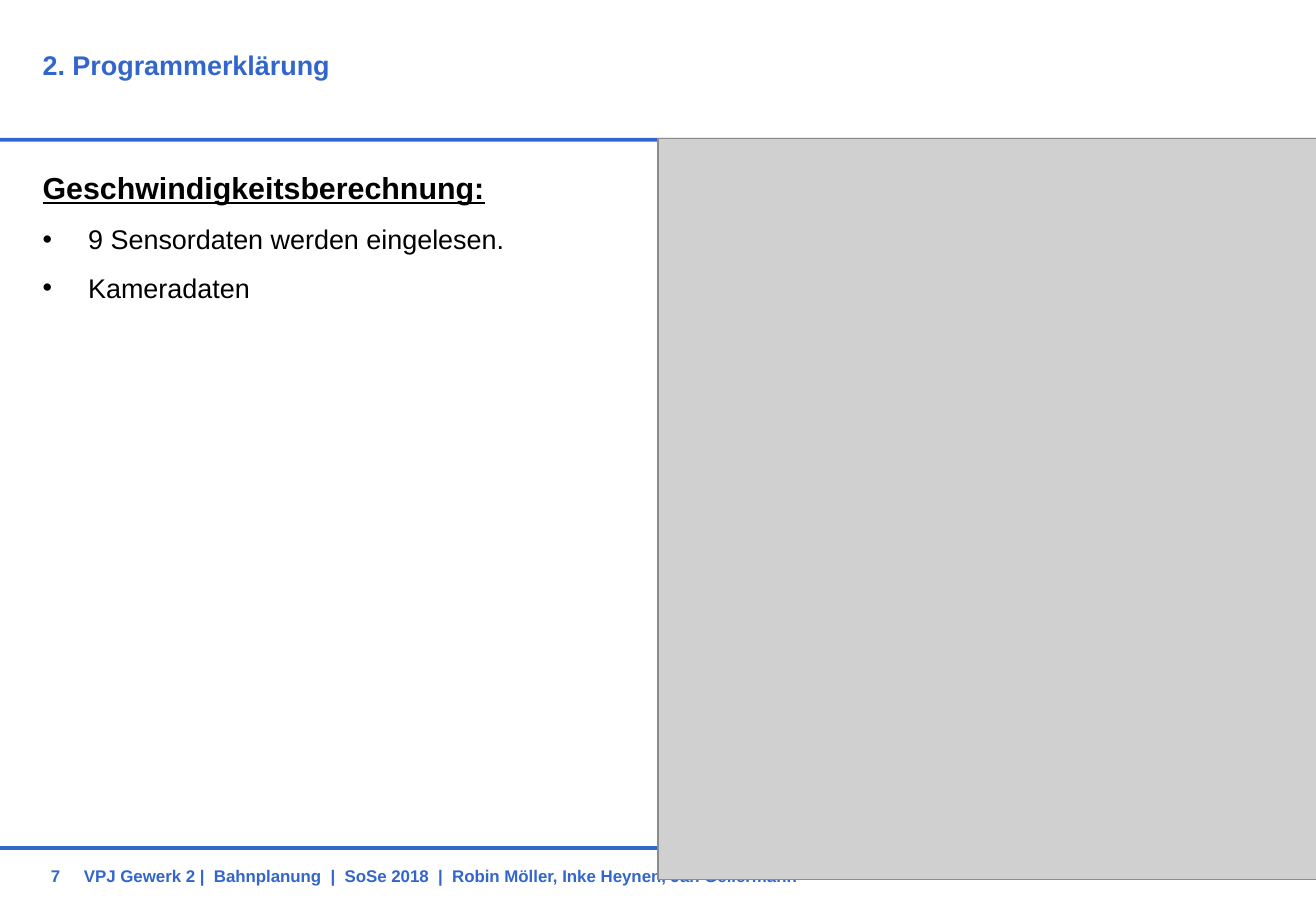
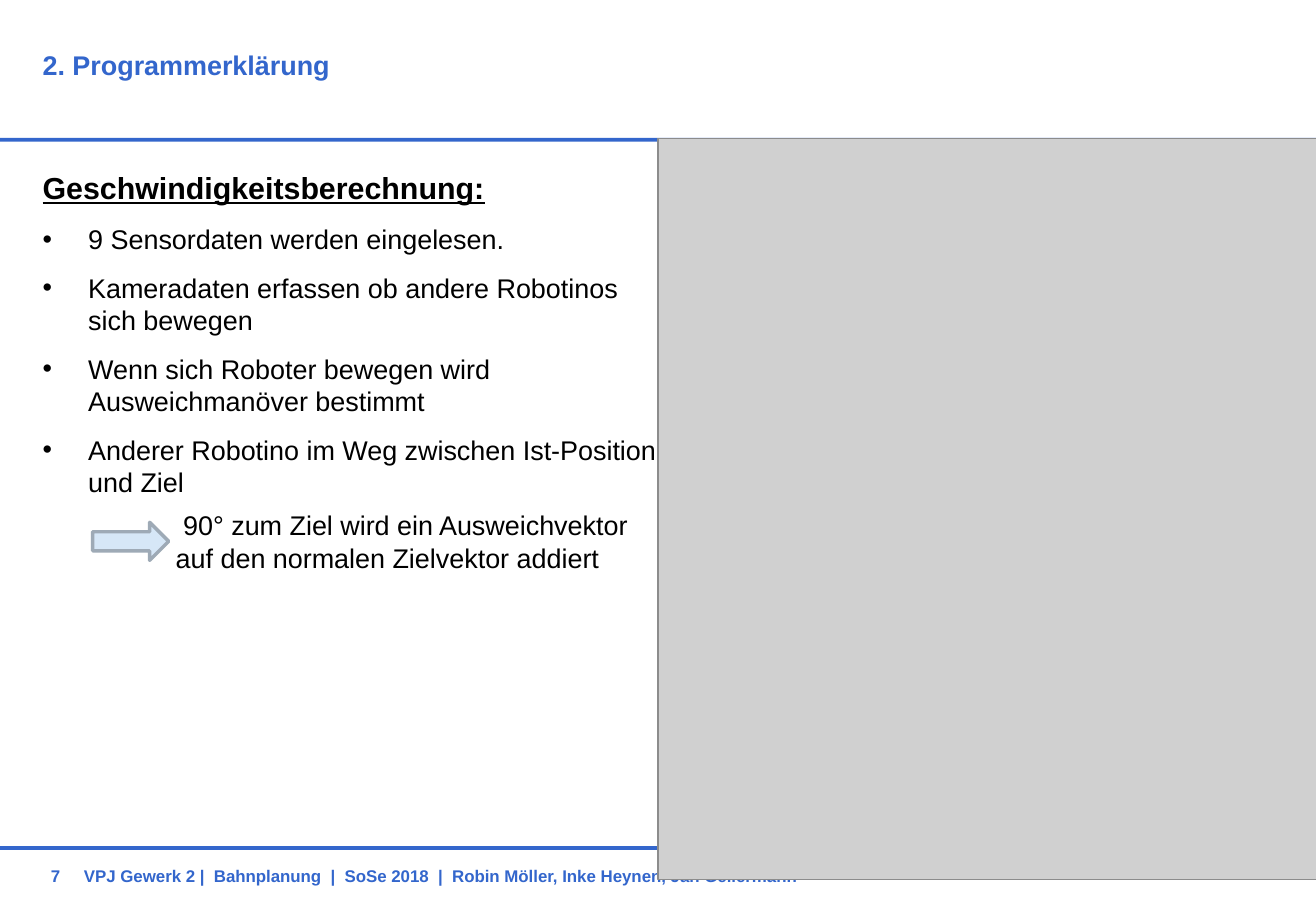
Before and after one commit to RobinMoeller/VPJ-Gewerk-2, a slide deck: slide 7 of Präsentationen/Endpräsi.pptx. Drawn at 1316x911 pixels with LibreOffice and Linux fonts; fonts in the diff are those of the drawing; grey boxes stand for pictures; background and template pictures are left out. Boxes give left, top, right and bottom in pixels: in the first picture for what was removed or moved away, otherwise in the second. Text is boxed around its words. In the diff, an @@ line names an element or a change of style, - is before the commit and + after.

```diff
--- a/Präsentationen/Endpräsi.pptx
+++ b/Präsentationen/Endpräsi.pptx
@@ text at (x1=88, y1=278, x2=656, y2=569): text changed @@
-• Kameradaten
+• Kameradaten erfassen ob andere Robotinos sich bewegen
+• Wenn sich Roboter bewegen wird Ausweichmanöver bestimmt
+• Anderer Robotino im Weg zwischen Ist-Position und Ziel
+          90° zum Ziel wird ein Ausweichvektor auf den normalen Zielvektor addiert
@@ right arrow added at (x1=92, y1=523, x2=169, y2=560), fill #D6E7F7, outline #9EABB7 2 pt @@
```
Also in this commit, not shown: 2 other slides changed.
